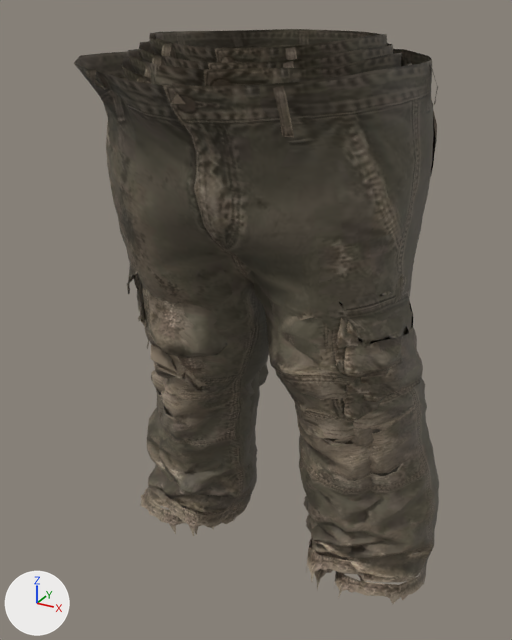
Renders of the glTF model game/public/assets/models/outfit-cargo-t25.glb from each side of a commit.
One viewpoint serves both versions: a 50 mm lens placed at (0.524, -0.979, 1.063), pointed at (-0.014, 0.0, 0.574). Every picture has the same lights, and +X, +Y and +Z are marked at lower left. The older version comes first.

In view in the first picture: 'Outfit_cargo__agent', 'Outfit_cargo__courier', 'Outfit_cargo__heavyset', 'Outfit_cargo__lastshift', 'Outfit_cargo__scavenger', 'Outfit_cargo__tall'.
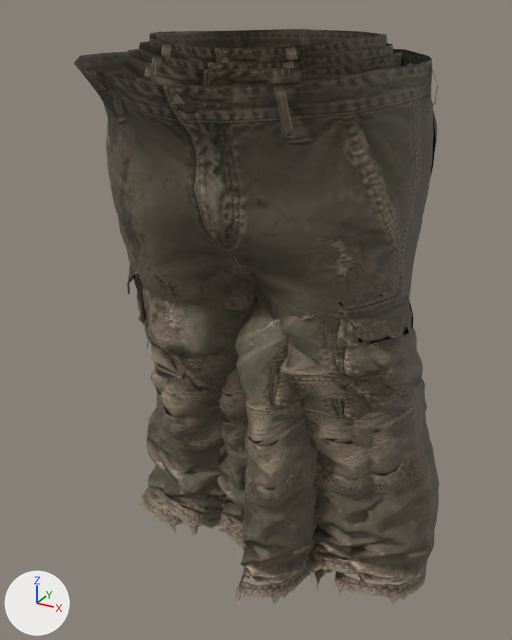
Where the change shows, as pixel boxes (x1, y1, x2, y2) in the pictures (512 x 640 px):
'Outfit_cargo__paleGaze', added (brown): after (217, 282, 319, 610)
'Outfit_cargo__paleApparition', added (mostly hidden): after (217, 395, 317, 574)

Patch to the scene script:
```diff
--- a/game/public/assets/models/outfit-cargo-t25.glb.py
+++ b/game/public/assets/models/outfit-cargo-t25.glb.py
@@ me_outfit_cargo__paleapparition @@
+me_outfit_cargo__paleapparition.from_pydata(...)  # 3167 vertices, 5986 faces; spans x -0.183..0.185, y -0.111..0.169, z 0.053..0.968
+me_outfit_cargo__paleapparition.materials.append(mat_outfit_cargomaterial)
@@ me_outfit_cargo__palegaze @@
+me_outfit_cargo__palegaze.from_pydata(...)  # 3167 vertices, 5986 faces; spans x -0.163..0.163, y -0.154..0.149, z 0.05..0.949
+me_outfit_cargo__palegaze.materials.append(mat_outfit_cargomaterial)
@@ ob_outfit_cargo__paleapparition @@
+ob_outfit_cargo__paleapparition = bpy.data.objects.new('Outfit_cargo__paleApparition', me_outfit_cargo__paleapparition)
+ob_outfit_cargo__paleapparition.location = (0.0, 0.0, 0.0)
@@ ob_outfit_cargo__palegaze @@
+ob_outfit_cargo__palegaze = bpy.data.objects.new('Outfit_cargo__paleGaze', me_outfit_cargo__palegaze)
+ob_outfit_cargo__palegaze.location = (0.0, 0.0, 0.0)
```
